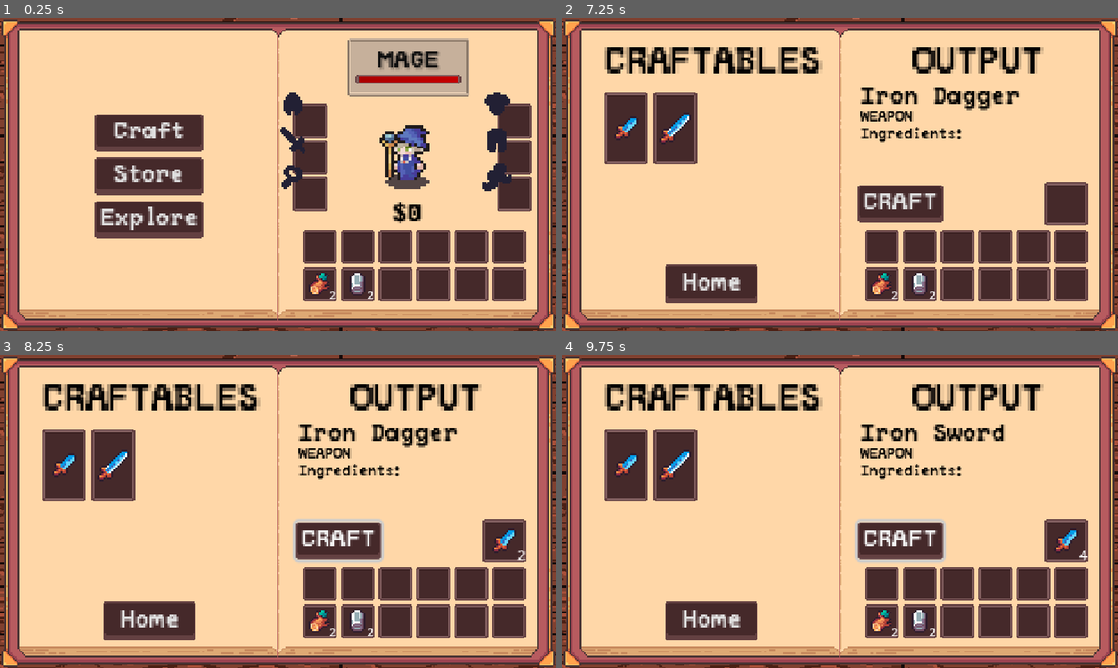
Above: before the commit, frames 1-4 (two rows, left to right).
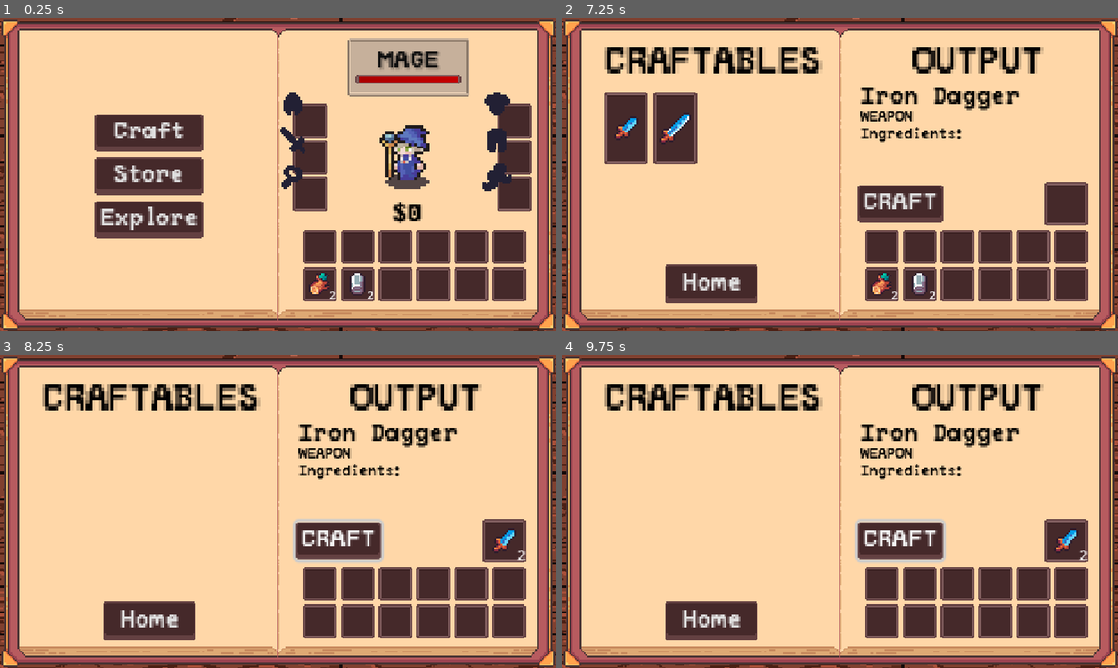
Above: after the commit, the same moments.

Repository: Blortlett/GodotIdle
Game: Godot game, scene res://Scenes/GuiNode.tscn
Two runs of this game, one before a commit and one after it. Both use one fixed random seed, a clock stepped at 60 frames per second and the inputs below.
Inputs (mouse positions are in pixels of both pictures, inside the frame that each line leads up to):
- Up to frame 1 (0.25 s): no input
- Up to frame 2 (7.25 s): click "Craft" at 0.5 s; click "Home" at 1.25 s; click "Store" at 2 s; click "Home" at 2.75 s; click "Explore" at 3.5 s; click "Sunny Meadow" at 4.25 s; click "Home" at 5 s; click "Craft" at 5.75 s; tap Enter at 6.5 s; drag from (623, 127) to (895, 105) at 6.52 s
- Up to frame 3 (8.25 s): click "CRAFT" at 7.25 s; click "CRAFT" at 8 s
- Up to frame 4 (9.75 s): click "CRAFT" at 8.75 s; tap Space at 9.5 s; drag from (673, 464) to (812, 574) at 9.52 s

Frames 1-2 are identical in both runs. In frame 3, 3.9% of the frame differs, in the area x 7-68%, y 23-90%; in frame 4, 4.4%, in the area x 7-95%, y 22-90%.

Commit message:
Crafting now completely working

Diff:
--- a/Inventory/Scripts/scrInventory.gd
+++ b/Inventory/Scripts/scrInventory.gd
@@ -14,6 +14,24 @@
 			emptySlots[0].amount = 1;
 	update.emit();
 
+func CheckHasItems(_item: ItemAmount) -> bool:
+	var itemSlots = slots.filter(func(slot): return slot.item == _item.Item)
+	var itemCount: int = 0
+	for slot: InvSlot in itemSlots:
+		itemCount += slot.amount
+	if itemCount >= _item.Amount:
+		return true;
+	else:
+		return false;
+
+func remove(_item: ItemAmount):
+	var itemSlots = slots.filter(func(slot): return slot.item == _item.Item)
+	itemSlots[0].amount -= _item.Amount;
+	if itemSlots[0].amount <= 0:
+		itemSlots[0].item = null
+	update.emit();
+	# Need to figure out a way to clear inv slot here...?
+
 func GetAllItems() -> Array[InvItem]:
 	var HeldItems: Array[InvItem]
 	for slot: InvSlot in slots:
--- a/UI/CraftMenuUI/scrCraftMenuUI.gd
+++ b/UI/CraftMenuUI/scrCraftMenuUI.gd
@@ -1,4 +1,7 @@
 class_name CraftMenu extends Control;
+# Player inventory
+@onready var mPlayerInventoryUI: InventoryUI = get_tree().get_root().get_node("Node/GameUI")
+@onready var mPlayerInventory: Inv = mPlayerInventoryUI.GetInventory()
 # Button name list
 var ButtonNames: Array[String];
 # -= Craftable Item UI =-
@@ -49,8 +52,20 @@
 	mCraftOutputDescription.SetDescription(_CraftOutputTarget)
 
 func CraftItem():
+	var CanCraft: bool = true
+	# Check we have all ingredients
+	for ingredient: ItemAmount in mSelectedRecipe.Ingredients:
+		if !mPlayerInventory.CheckHasItems(ingredient):
+			CanCraft = false;
+	if !CanCraft: return # Can't craft so you should return
 	print("Crafting: " + mSelectedRecipe.Products[0].Item.name)
+	# Remove ingredients from player inventory
+	for ingredient: ItemAmount in mSelectedRecipe.Ingredients:
+		mPlayerInventory.remove(ingredient)
+	# Insert crafted item into craft output slot
 	mOutputInvSlotUI.GetInventory().insert(mSelectedRecipe.Products[0].Item)
+	RemoveCraftables()
+	RefreshCraftables()
 
 func RemoveCraftables():
 	for child in ButtonParent.get_children():
